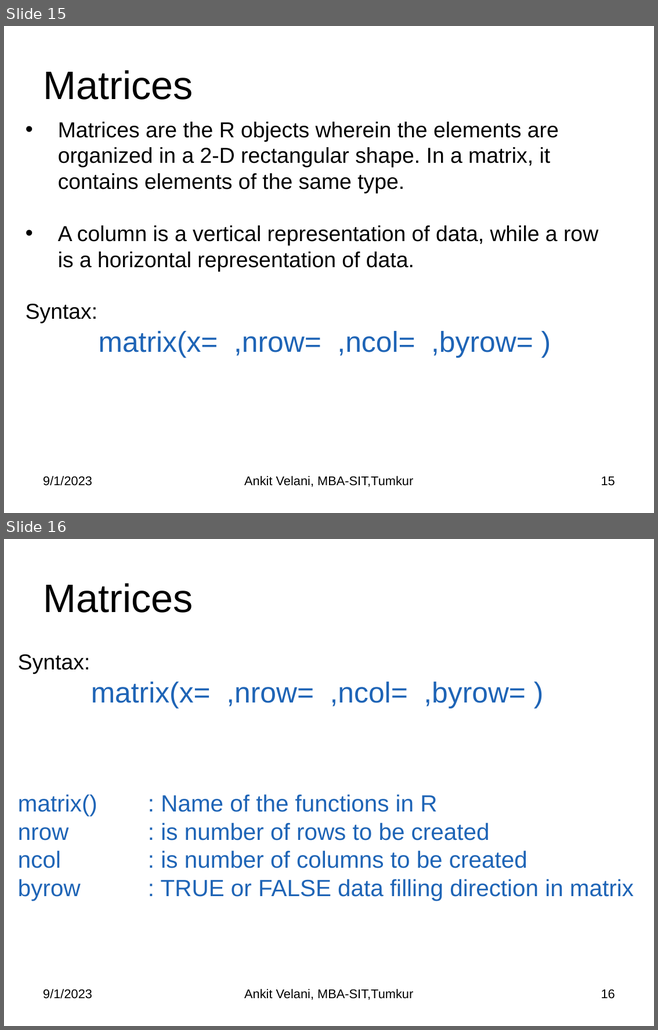
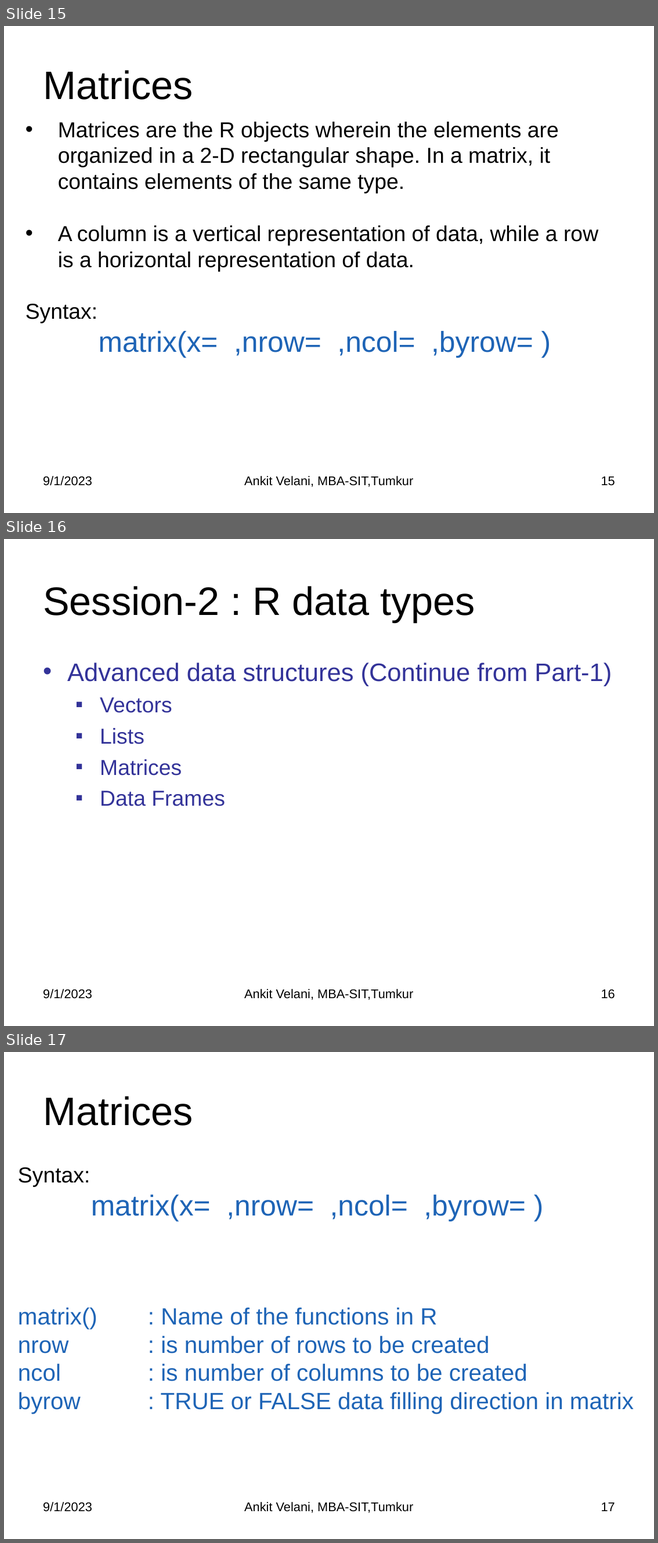
Before and after one commit to sitmbadept/sitmbadept.github.io, a slide deck: 2023/UNIT_3/UNIT-3-R-PART_2.pptx. Shown one above the other, each under a label of ours: slides 15 and 16 before the commit, slides 15, 16 and 17 after it. The pictures are 658x1030 and 658x1543 pixels, drawn with LibreOffice and Linux fonts; fonts in the diff are those of the drawing. Boxes give left, top, right and bottom in pixels: in the first picture for what was removed or moved away, otherwise in the second. Text is boxed around its words. In the diff, an @@ line names an element or a change of style, - is before the commit and + after.

```diff
--- a/2023/UNIT_3/UNIT-3-R-PART_2.pptx
+++ b/2023/UNIT_3/UNIT-3-R-PART_2.pptx
@@ slide 16 added at (4, 539, 654, 1026), background #FFFFFF @@
@@ title added at (43, 586, 475, 622), 44 pt, text #000000 @@
+Session-2 : R data types
@@ text added at (67, 663, 611, 806), 28 pt, text #333399 @@
+• Advanced data structures (Continue from Part-1)
+  ▪ Vectors
+  ▪ Lists
+  ▪ Matrices
+  ▪ Data Frames
@@ text added at (43, 989, 92, 999), 14 pt, text #000000 @@
+9/1/2023
@@ text added at (244, 989, 413, 1000), 14 pt, text #000000 @@
+Ankit Velani, MBA-SIT,Tumkur
@@ page number added at (601, 990, 615, 999), 14 pt, text #000000 @@
+16
@@ what was slide 16 is now slide 17 @@
@@ page number at (601, 1503, 615, 1511): text changed @@
-16
+17
```
Also in this commit, not shown: 7 slides changed, 1 other file.
